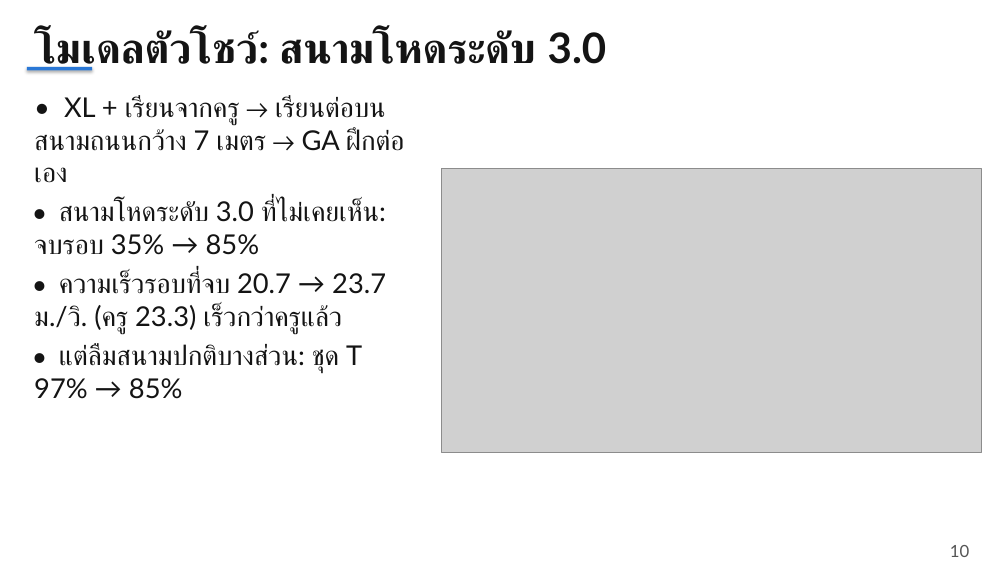
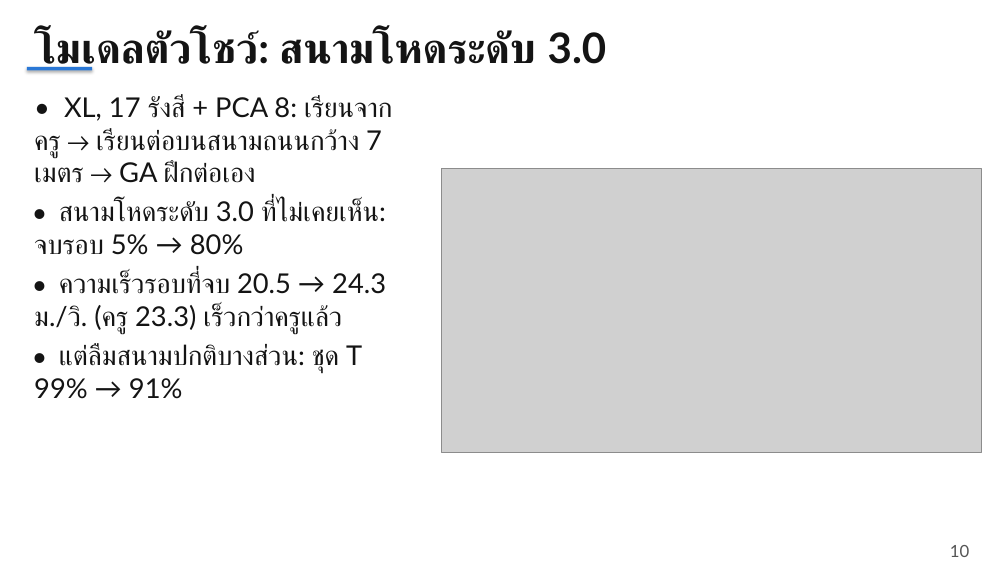
Before and after one commit to laplacian-n/nn-driving-linear-algebra, a slide deck: slide 10 of presentation/slides.pptx. Drawn at 1008x567 pixels with LibreOffice and Linux fonts; fonts in the diff are those of the drawing; grey boxes stand for pictures. Boxes give left, top, right and bottom in pixels: in the first picture for what was removed or moved away, otherwise in the second. Text is boxed around its words. In the diff, an @@ line names an element or a change of style, - is before the commit and + after.

Commit message:
Second show model with 17 rays + PCA 8: results, demo presets, report and slides

```diff
--- a/presentation/slides.pptx
+++ b/presentation/slides.pptx
@@ text at box(34, 96, 392, 399): text changed @@
-• XL + เรียนจากครู → เรียนต่อบนสนามถนนกว้าง 7 เมตร → GA ฝึกต่อเอง
-• สนามโหดระดับ 3.0 ที่ไม่เคยเห็น: จบรอบ 35% → 85%
-• ความเร็วรอบที่จบ 20.7 → 23.7 ม./วิ. (ครู 23.3) เร็วกว่าครูแล้ว
-• แต่ลืมสนามปกติบางส่วน: ชุด T 97% → 85%
+• XL, 17 รังสี + PCA 8: เรียนจากครู → เรียนต่อบนสนามถนนกว้าง 7 เมตร → GA ฝึกต่อเอง
+• สนามโหดระดับ 3.0 ที่ไม่เคยเห็น: จบรอบ 5% → 80%
+• ความเร็วรอบที่จบ 20.5 → 24.3 ม./วิ. (ครู 23.3) เร็วกว่าครูแล้ว
+• แต่ลืมสนามปกติบางส่วน: ชุด T 99% → 91%
```
Also in this commit, not shown: 55 other files.
